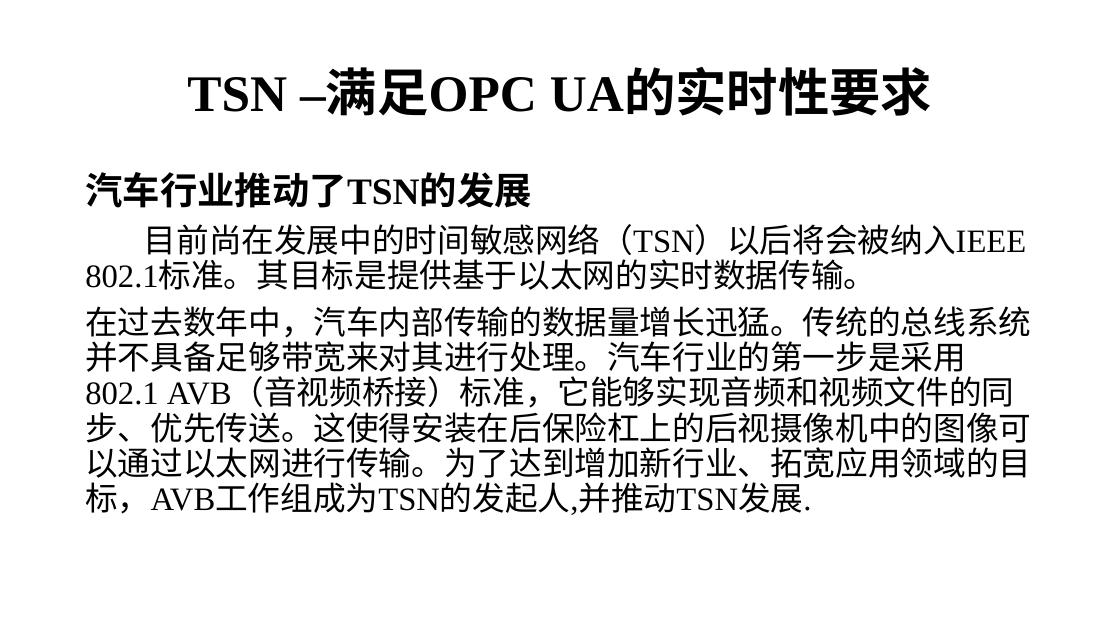
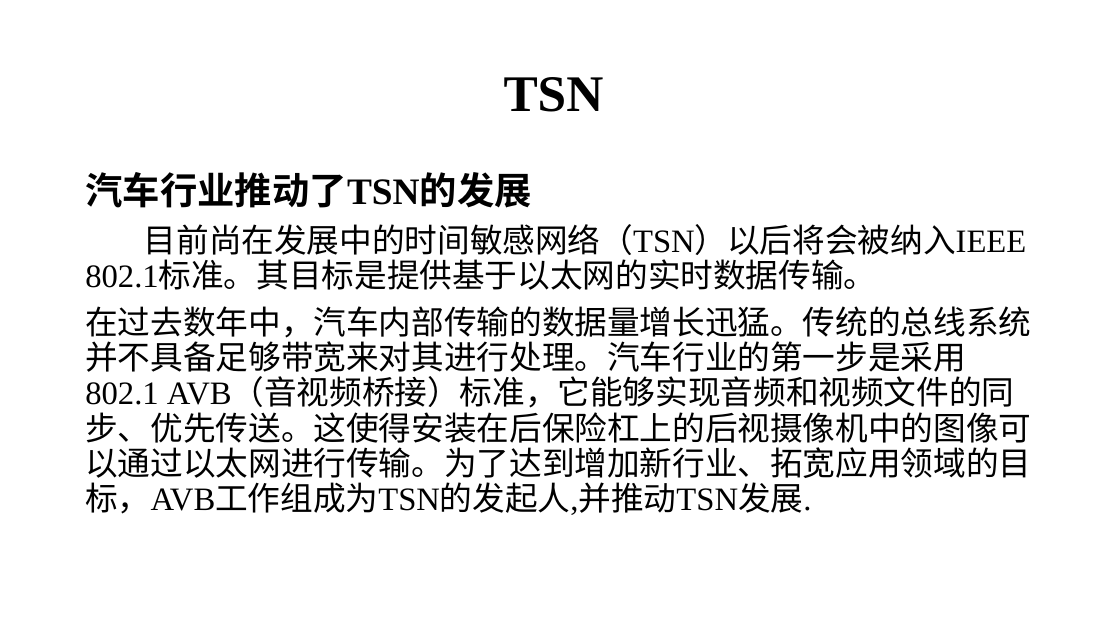
Before and after one commit to marinajacks/powerlink, a slide deck: slide 7 of 研究组会/组会2.pptx. Drawn at 1120x630 pixels with LibreOffice and Linux fonts; fonts in the diff are those of the drawing. Boxes give left, top, right and bottom in pixels: in the first picture for what was removed or moved away, otherwise in the second. Text is boxed around its words. In the diff, an @@ line names an element or a change of style, - is before the commit and + after.

```diff
--- a/研究组会/组会2.pptx
+++ b/研究组会/组会2.pptx
@@ title at (504,77,604,112): text changed @@
-TSN –满足OPC UA的实时性要求
+TSN
```
Also in this commit, not shown: 4 other slides changed.
